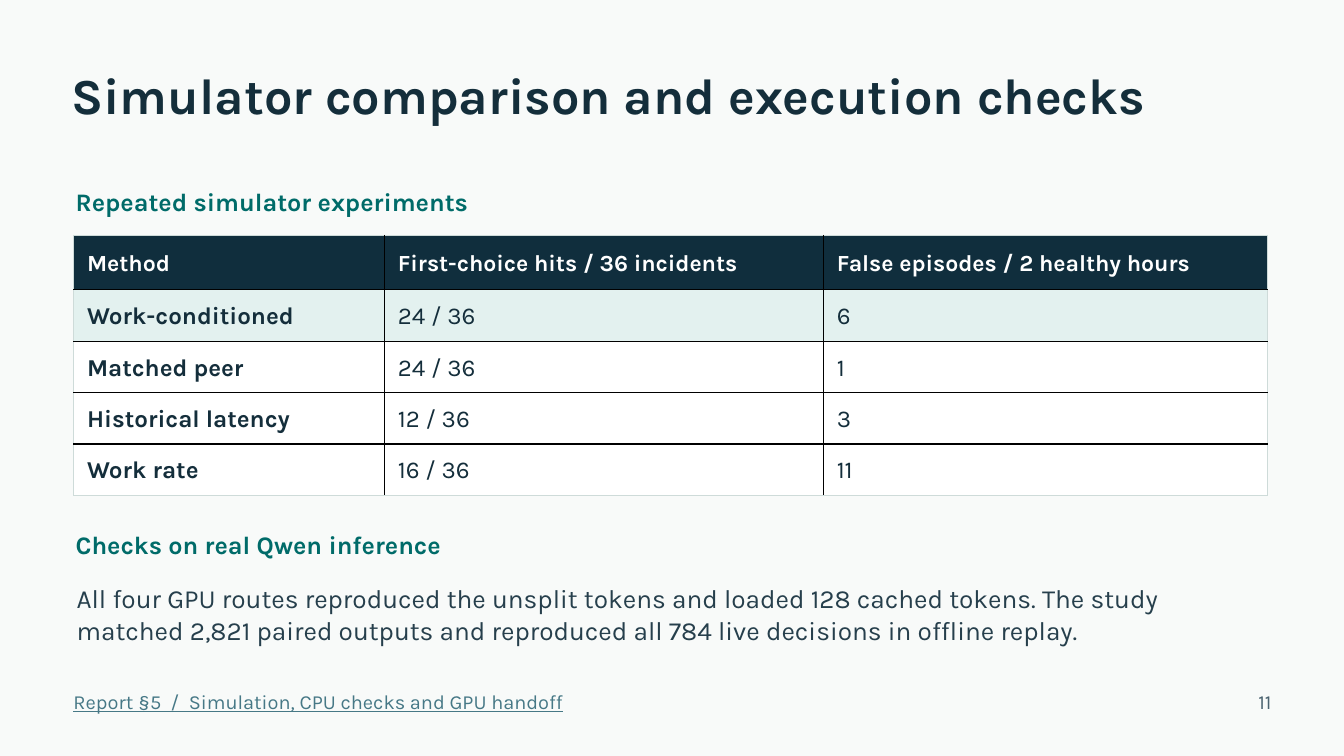
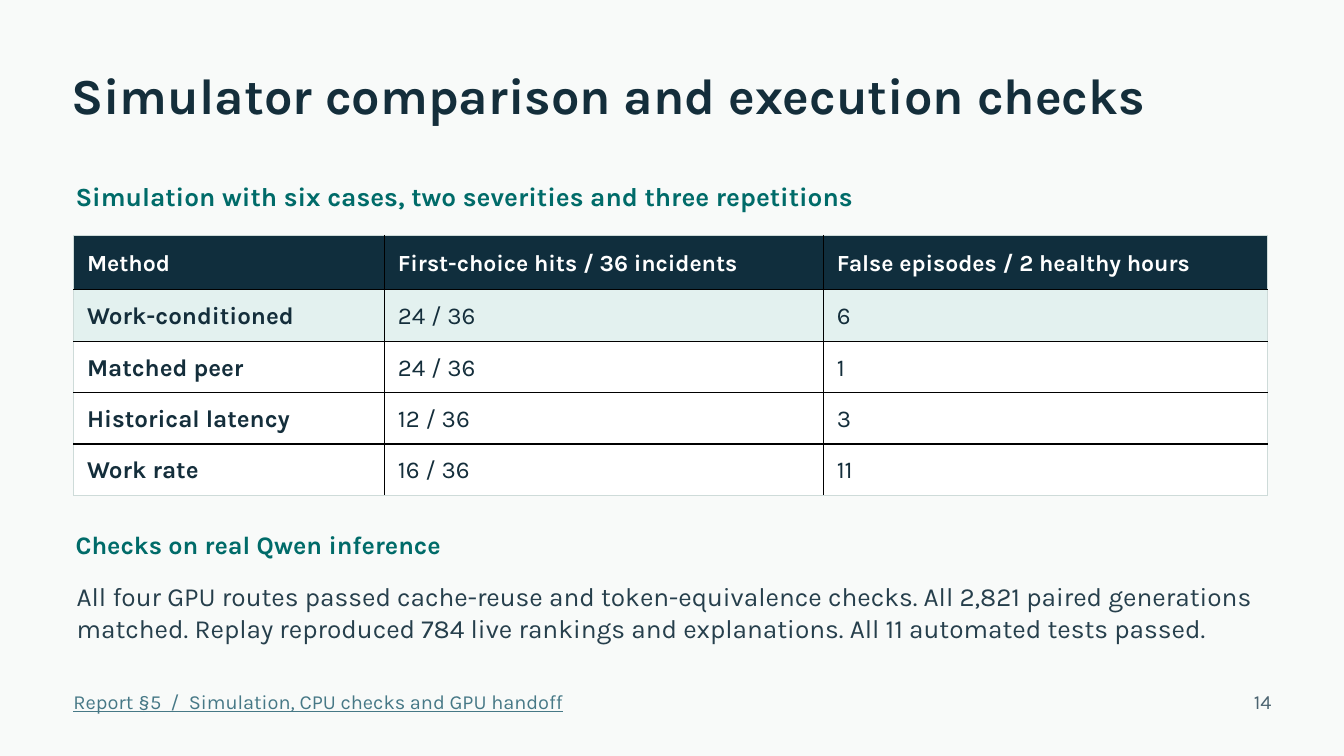
Before and after one commit to sid15022/DAT-CS5903, a slide deck: slide 14 of docs/Final_Project_Presentation.pptx (slide 11 before the commit). Drawn at 1344x756 pixels with LibreOffice and Linux fonts; fonts in the diff are those of the drawing. Boxes give left, top, right and bottom in pixels: in the first picture for what was removed or moved away, otherwise in the second. Text is boxed around its words. In the diff, an @@ line names an element or a change of style, - is before the commit and + after.

```diff
--- a/docs/Final_Project_Presentation.pptx
+++ b/docs/Final_Project_Presentation.pptx
@@ text at [76,187,853,213]: text changed; size 18 to 18.8 pt @@
-Repeated simulator experiments
+Simulation with six cases, two severities and three repetitions
@@ text at [77,588,1251,644]: text changed @@
-All four GPU routes reproduced the unsplit tokens and loaded 128 cached tokens. The study matched 2,821 paired outputs and reproduced all 784 live decisions in offline replay.
+All four GPU routes passed cache-reuse and token-equivalence checks. All 2,821 paired generations matched. Replay reproduced 784 live rankings and explanations. All 11 automated tests passed.
@@ text at [1254,696,1272,709]: text changed @@
-11
+14
```
Also in this commit, not shown: 11 other slides changed, 3 slides added.
